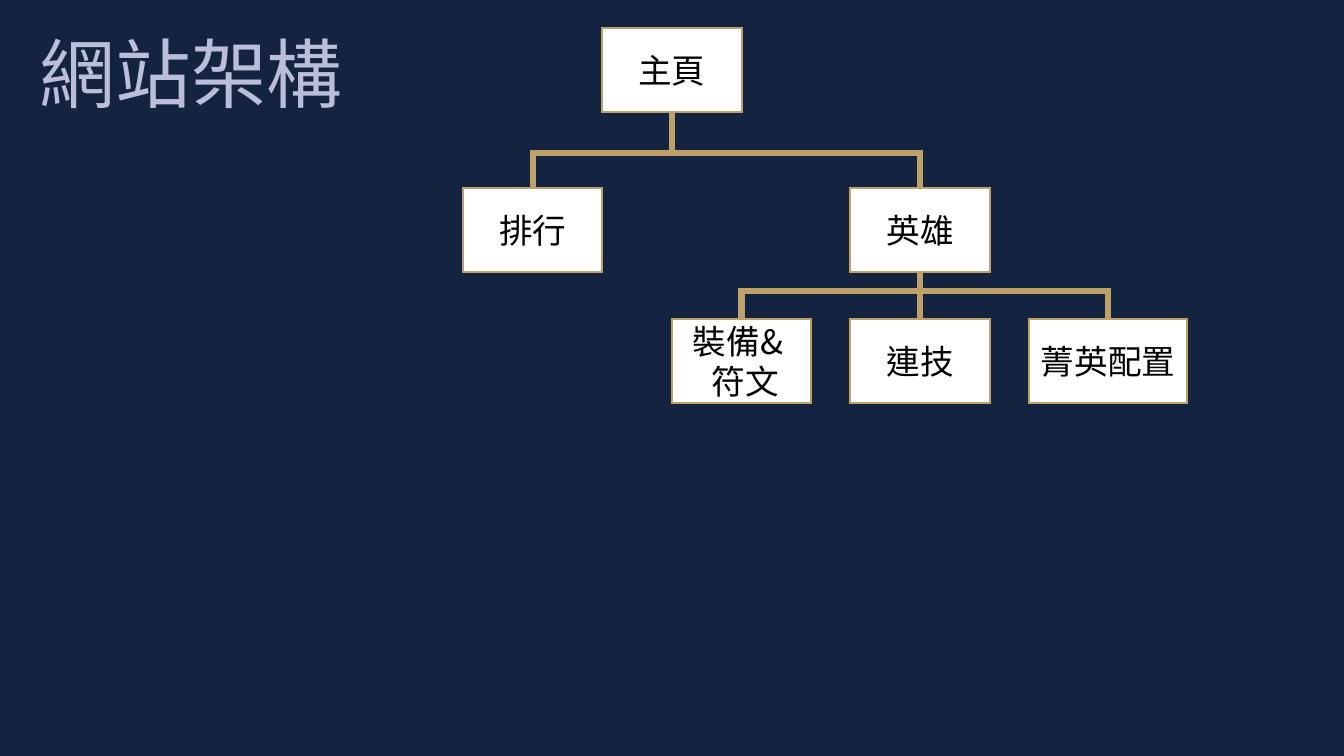
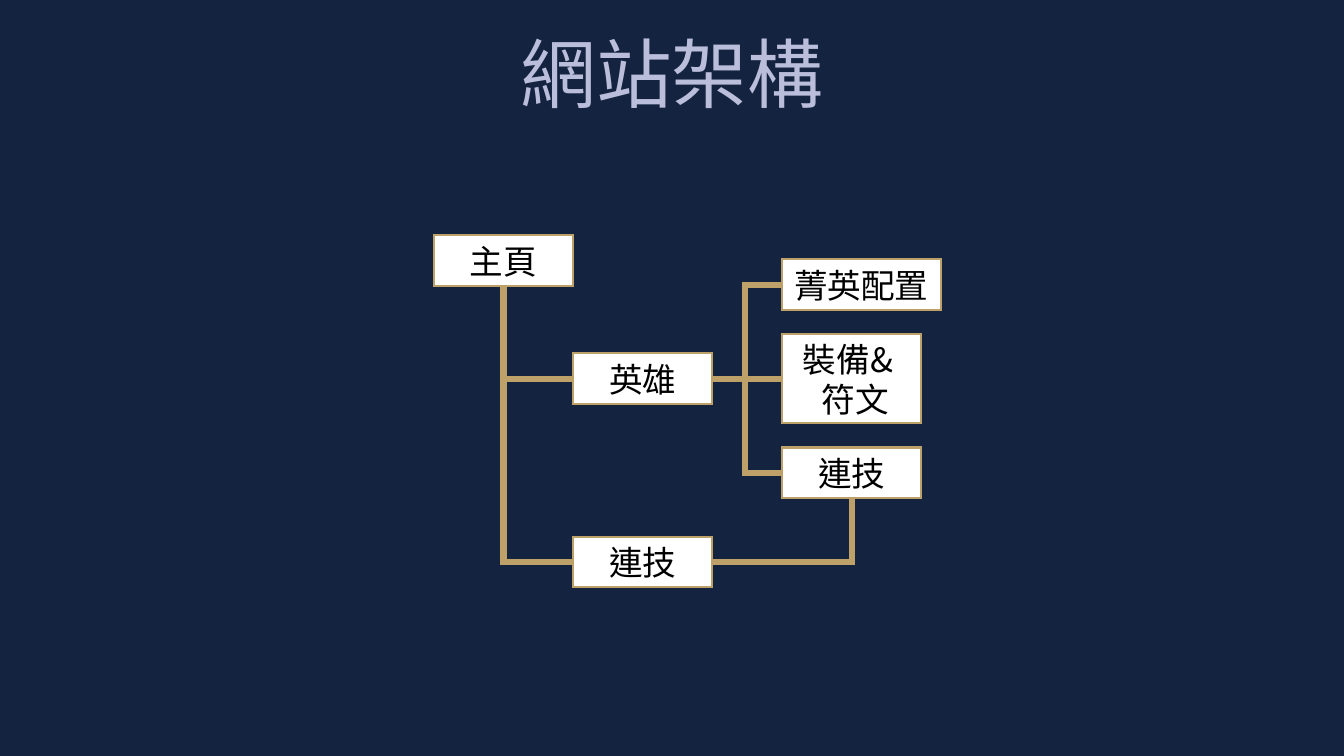
Before and after one commit to leonasdev/WebMidProject, a slide deck: slide 6 of 企劃書.pptx. Drawn at 1344x756 pixels with LibreOffice and Linux fonts; fonts in the diff are those of the drawing. Boxes give left, top, right and bottom in pixels: in the first picture for what was removed or moved away, otherwise in the second. Text is boxed around its words. In the diff, an @@ line names an element or a change of style, - is before the commit and + after.

```diff
--- a/企劃書.pptx
+++ b/企劃書.pptx
@@ text "網站架構": place and size @@
-text "網站架構" at box(40, 38, 342, 108)
+text "網站架構" at box(521, 38, 823, 108)
@@ line removed from (673, 112) to (673, 153) @@
@@ elbow line removed from (921, 189) to (673, 153) @@
@@ rectangle removed at box(463, 189, 602, 272) @@
-排行
@@ rectangle "主頁": place and size @@
-rectangle "主頁" at box(603, 28, 742, 112)
+rectangle "主頁" at box(434, 235, 573, 285)
@@ rectangle "菁英配置": place and size @@
-rectangle "菁英配置" at box(1029, 320, 1188, 403)
+rectangle "菁英配置" at box(782, 259, 941, 310)
@@ elbow line added from (504, 286) to (574, 563), #BDA168 4.5 pt @@
@@ elbow line removed from (742, 320) to (921, 291) @@
@@ elbow line added from (782, 284) to (745, 379), #BDA168 4.5 pt @@
@@ line removed from (921, 320) to (921, 272) @@
@@ elbow line removed from (1108, 320) to (921, 291) @@
@@ rectangle "英雄": place and size @@
-rectangle "英雄" at box(851, 189, 990, 272)
+rectangle "英雄" at box(574, 354, 713, 404)
@@ rectangle "裝備&": place and size @@
-rectangle "裝備&" at box(673, 320, 812, 403)
+rectangle "裝備&" at box(782, 334, 922, 423)
@@ line added from (504, 379) to (574, 379), #BDA168 4.5 pt @@
@@ line added from (713, 379) to (782, 379), #BDA168 4.5 pt @@
@@ elbow line added from (782, 473) to (745, 379), #BDA168 4.5 pt @@
@@ rectangle "連技": place and size @@
-rectangle "連技" at box(851, 320, 990, 403)
+rectangle "連技" at box(782, 448, 922, 498)
@@ elbow line moved from (533, 189) - (673, 153) to (713, 563) - (852, 498) @@
@@ rectangle added at box(574, 536, 713, 587), fill #FFFFFF, outline #BDA168 1.5 pt, 24 pt, text #000000 @@
+連技
```
Also in this commit, not shown: 1 other slide changed.
